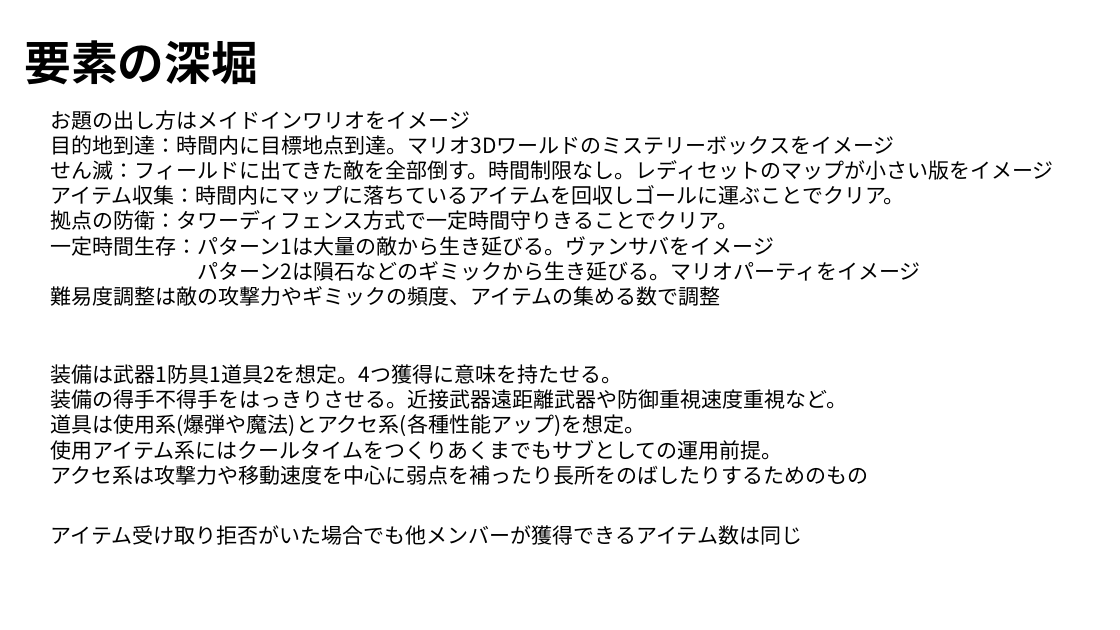
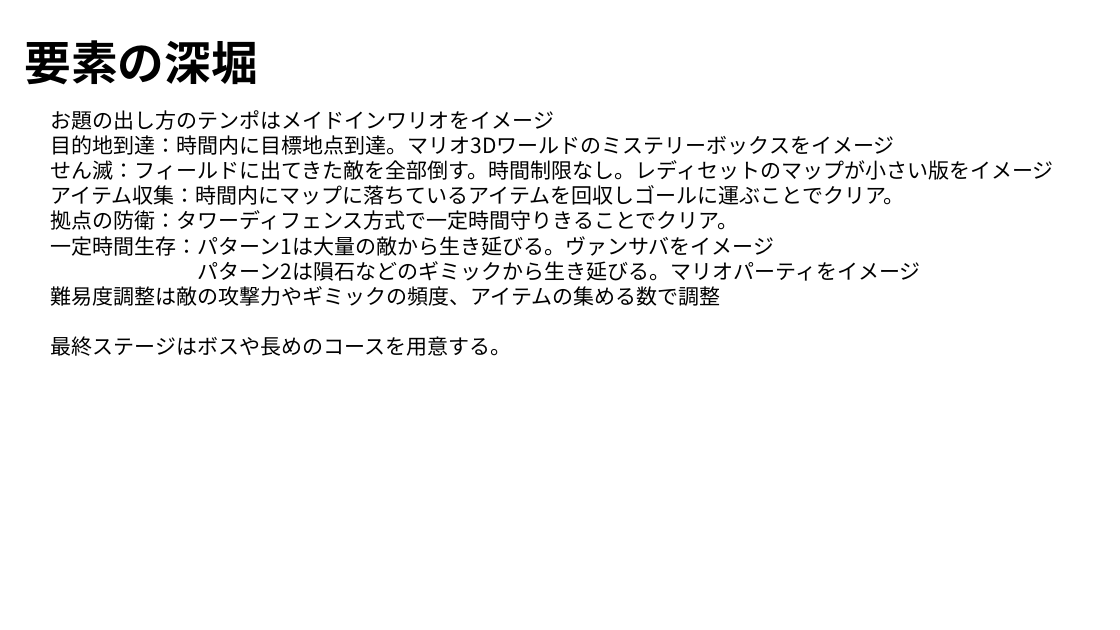
Before and after one commit to YuichiFujita/teamA_20231102, a slide deck: slide 5 of 99_企画書/PPTX/ハクスラ企画書.pptx. Drawn at 1120x630 pixels with LibreOffice and Linux fonts; fonts in the diff are those of the drawing. Boxes give left, top, right and bottom in pixels: in the first picture for what was removed or moved away, otherwise in the second. Text is boxed around its words. In the diff, an @@ line names an element or a change of style, - is before the commit and + after.

```diff
--- a/99_企画書/PPTX/ハクスラ企画書.pptx
+++ b/99_企画書/PPTX/ハクスラ企画書.pptx
@@ text at [51, 110, 555, 130]: text changed @@
-お題の出し方はメイドインワリオをイメージ
+お題の出し方のテンポはメイドインワリオをイメージ
@@ text at [51, 336, 512, 356]: paragraph added @@
+最終ステージはボスや長めのコースを用意する。
@@ text removed at [51, 364, 869, 485] @@
-装備は武器1防具1道具2を想定。4つ獲得に意味を持たせる。
-装備の得手不得手をはっきりさせる。近接武器遠距離武器や防御重視速度重視など。
-道具は使用系(爆弾や魔法)とアクセ系(各種性能アップ)を想定。
-使用アイテム系にはクールタイムをつくりあくまでもサブとしての運用前提。
-アクセ系は攻撃力や移動速度を中心に弱点を補ったり長所をのばしたりするためのもの
@@ text removed at [51, 525, 802, 545] @@
-アイテム受け取り拒否がいた場合でも他メンバーが獲得できるアイテム数は同じ
```
Also in this commit, not shown: 4 other slides changed, 1 other file.
